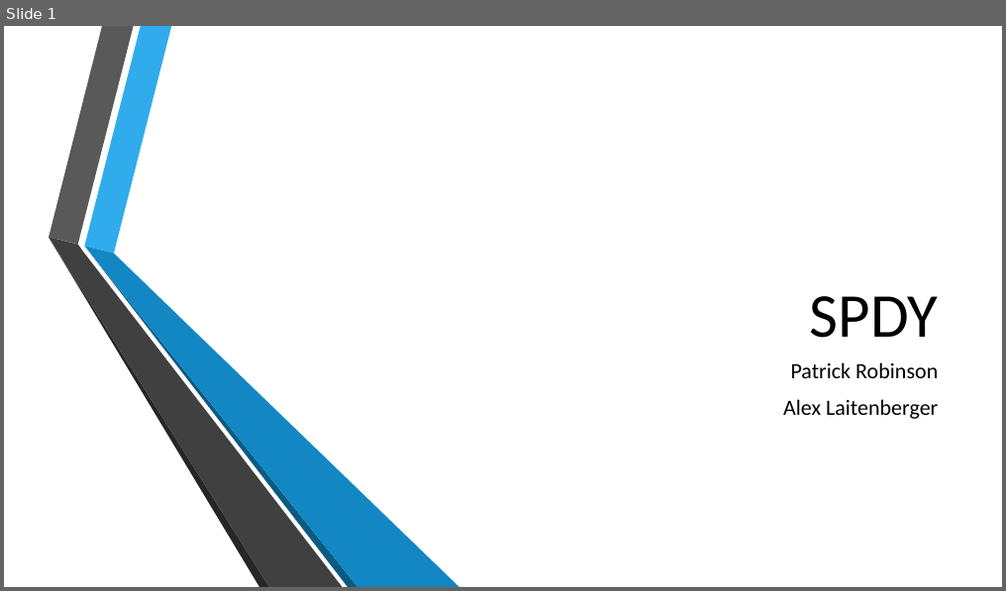
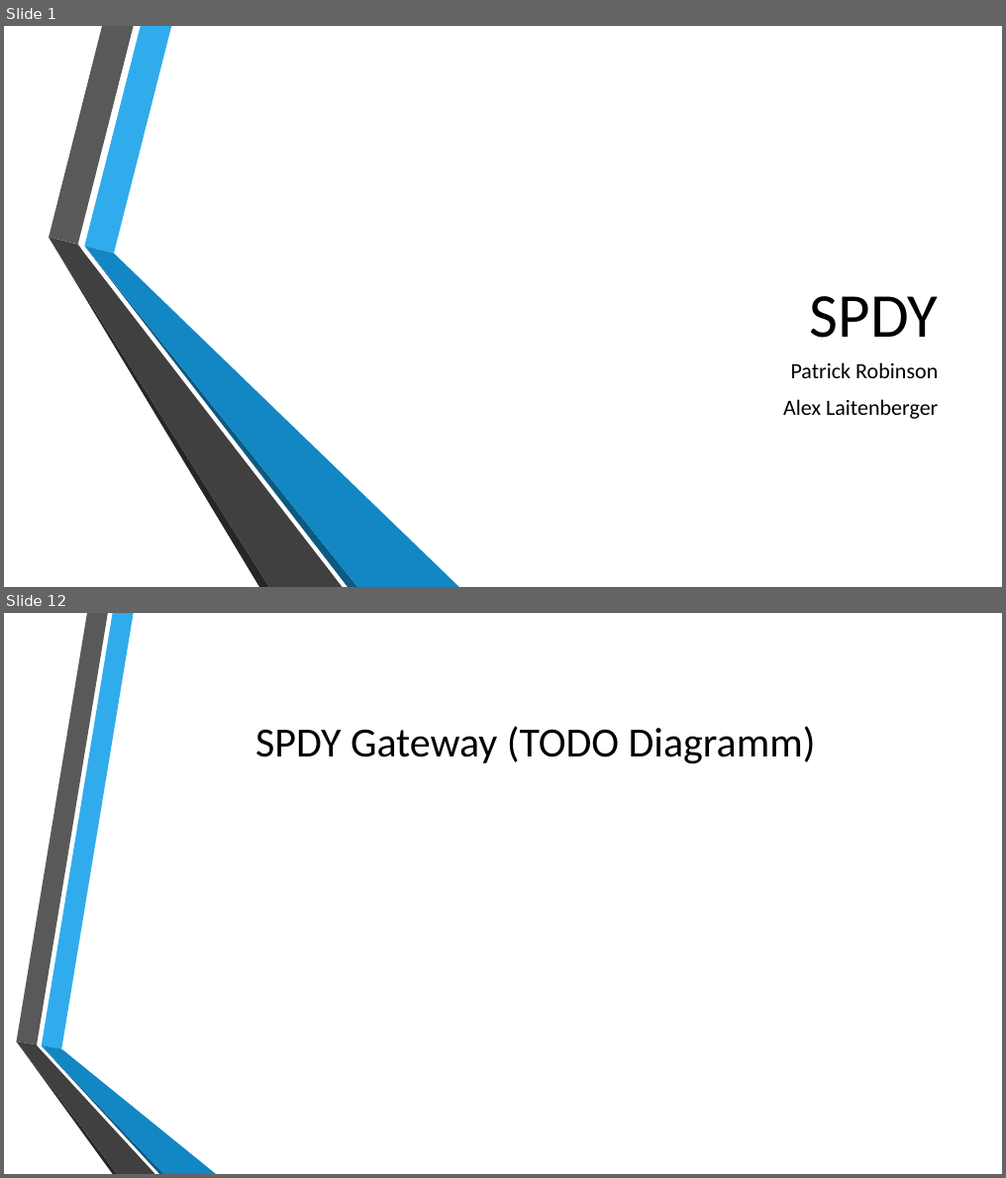
Before and after one commit to autarchprinceps/Reactive-Load-Generator, a slide deck: research/Präsentation.pptx. Shown one above the other, each under a label of ours: slide 1 before the commit, slides 1 and 12 after it; the slides between them are not shown. The pictures are 1006x591 and 1006x1178 pixels, drawn with LibreOffice and Linux fonts; fonts in the diff are those of the drawing; background and template pictures are left out. Boxes give left, top, right and bottom in pixels: in the first picture for what was removed or moved away, otherwise in the second. Text is boxed around its words. In the diff, an @@ line names an element or a change of style, - is before the commit and + after.

```diff
--- a/research/Präsentation.pptx
+++ b/research/Präsentation.pptx
@@ slide 12 added at [4, 613, 1002, 1174], background picture (left out) @@
@@ title added at [255, 726, 816, 764], 40 pt, text #000000 @@
+SPDY Gateway (TODO Diagramm)
@@ group added at [16, 613, 216, 1174]: 6 freeform shapes @@
```
Also in this commit, not shown: 2 slides changed, 11 other slides added, 1 other file.
